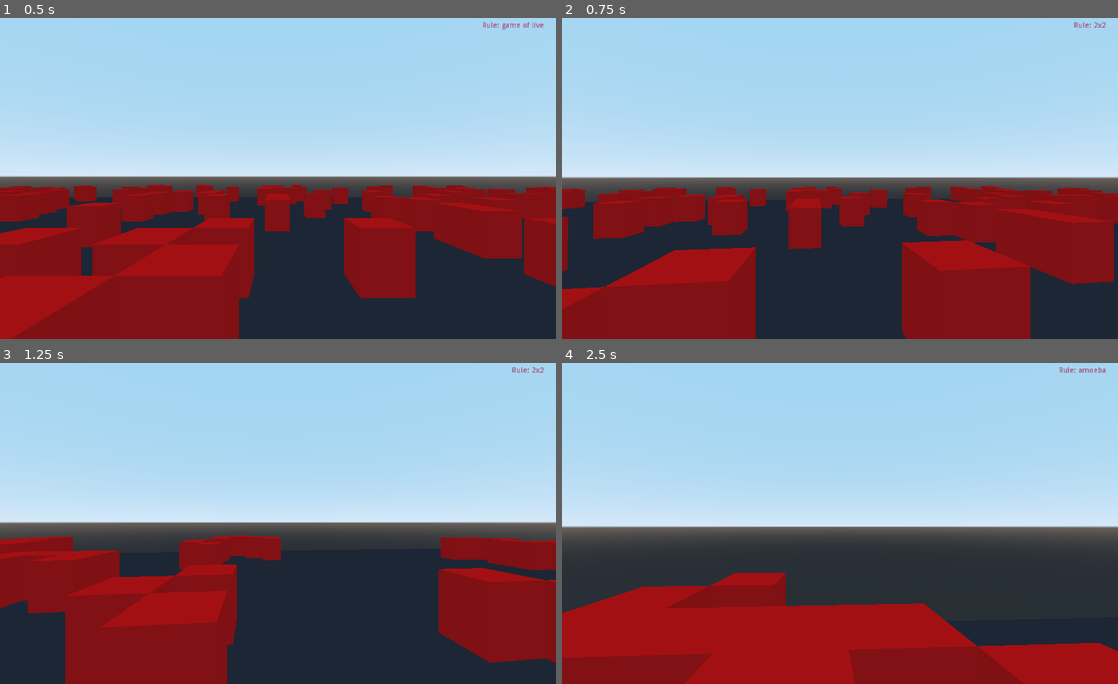
Above: before the commit, frames 1-4 (two rows, left to right).
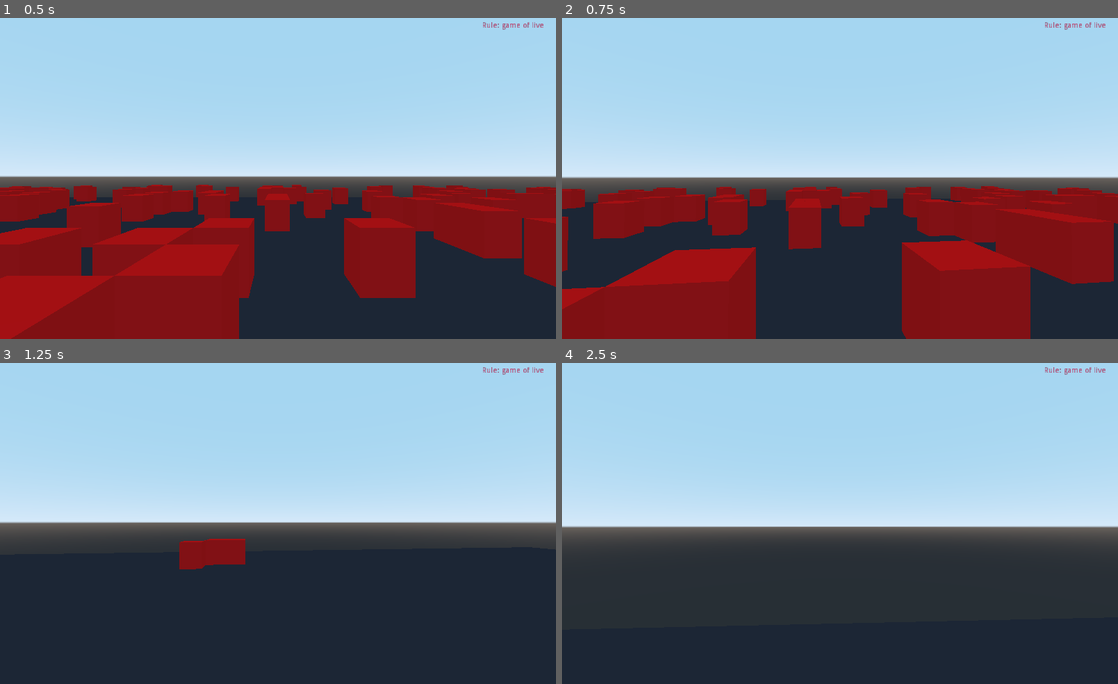
Above: after the commit, the same moments.

Repository: tdworowy/cellular_automata_the_game
Game: Godot game, scene res://main.tscn
Same seed, same stepped clock (60 frames per second), same inputs: the game is played once before the commit and once after it.
Inputs (mouse positions are in pixels of both pictures, inside the frame that each line leads up to):
- Up to frame 1 (0.5 s): no input
- Up to frame 2 (0.75 s): tap Enter at 0.5 s; move the mouse to (867, 175) at 0.52 s; hold W (forward) from 0.53 s (still down); hold 4 (2x2) from 0.53 s (still down)
- Up to frame 3 (1.25 s): keep holding W (forward); keep holding 4 (2x2); tap 5 (34_live) at 0.8 s
- Up to frame 4 (2.5 s): keep holding W (forward); move the mouse to (812, 523) at 1.27 s; release 4 (2x2) at 1.28 s; tap 5 (34_live) at 1.35 s; tap 3 (amoeba) at 1.55 s; move the mouse to (851, 517) at 2.02 s; hold 3 (amoeba) from 2.03 s (still down); tap 6 (coagulations) at 2.3 s

Frame 1 is identical in both runs. In frame 2, less than 0.1% of the frame differs, in the area x 86-98%, y 1-4%; in frame 3, 22%; in frame 4, 23%, in the area x 0-100%, y 1-100%.

Commit message:
update

Diff:
--- a/main.tscn
+++ b/main.tscn
@@ -40,19 +40,45 @@
 
 [node name="menu" type="Panel" parent="."]
 visible = false
-margin_left = 437.015
-margin_top = 159.515
-margin_right = 624.015
-margin_bottom = 281.515
+margin_left = 423.0
+margin_top = 23.0
+margin_right = 610.0
+margin_bottom = 340.0
+__meta__ = {
+"_edit_use_anchors_": false
+}
+
+[node name="walled_cities" type="MenuButton" parent="menu"]
+margin_left = 24.9501
+margin_top = 227.337
+margin_right = 169.95
+margin_bottom = 288.337
+rect_pivot_offset = Vector2( -680.134, -9.34241 )
+focus_mode = 2
+text = "Walled cities"
+switch_on_hover = true
+__meta__ = {
+"_edit_use_anchors_": false
+}
+
+[node name="amoeba" type="MenuButton" parent="menu"]
+margin_left = 11.2587
+margin_top = 70.519
+margin_right = 156.259
+margin_bottom = 131.519
+rect_pivot_offset = Vector2( -680.134, -9.34241 )
+focus_mode = 2
+text = "Amoeba"
+switch_on_hover = true
 __meta__ = {
 "_edit_use_anchors_": false
 }
 
 [node name="game of live" type="MenuButton" parent="menu"]
-margin_left = 20.7857
-margin_top = -1.70911
-margin_right = 165.786
-margin_bottom = 59.2909
+margin_left = 24.2045
+margin_top = 9.77255
+margin_right = 169.205
+margin_bottom = 55.7726
 text = "Game of live"
 switch_on_hover = true
 __meta__ = {
@@ -60,10 +86,10 @@
 }
 
 [node name="mazectric" type="MenuButton" parent="menu"]
-margin_left = 22.6939
-margin_top = 55.102
-margin_right = 167.694
-margin_bottom = 116.102
+margin_left = 15.5506
+margin_top = 37.6406
+margin_right = 160.551
+margin_bottom = 98.6406
 focus_mode = 2
 text = "Mazectric"
 switch_on_hover = true
@@ -71,4 +97,56 @@
 "_edit_use_anchors_": false
 }
 
+[node name="2x2" type="MenuButton" parent="menu"]
+margin_left = -1.29364
+margin_top = 107.703
+margin_right = 143.706
+margin_bottom = 168.703
+rect_pivot_offset = Vector2( -680.134, -9.34241 )
+focus_mode = 2
+text = "2x2"
+switch_on_hover = true
+__meta__ = {
+"_edit_use_anchors_": false
+}
+
+[node name="34_live" type="MenuButton" parent="menu"]
+margin_left = 9.31824
+margin_top = 136.829
+margin_right = 154.318
+margin_bottom = 197.829
+rect_pivot_offset = Vector2( -680.134, -9.34241 )
+focus_mode = 2
+text = "34_live"
+switch_on_hover = true
+__meta__ = {
+"_edit_use_anchors_": false
+}
+
+[node name="coagulations" type="MenuButton" parent="menu"]
+margin_left = 24.9861
+margin_top = 168.095
+margin_right = 169.986
+margin_bottom = 229.095
+rect_pivot_offset = Vector2( -680.134, -9.34241 )
+focus_mode = 2
+text = "Coagulations"
+switch_on_hover = true
+__meta__ = {
+"_edit_use_anchors_": false
+}
+
+[node name="move" type="MenuButton" parent="menu"]
+margin_left = 1.96381
+margin_top = 194.815
+margin_right = 146.964
+margin_bottom = 255.815
+rect_pivot_offset = Vector2( -680.134, -9.34241 )
+focus_mode = 2
+text = "Move"
+switch_on_hover = true
+__meta__ = {
+"_edit_use_anchors_": false
+}
+
 [connection signal="timeout" from="Timer" to="." method="_on_Timer_timeout"]
--- a/scripts/main.gd
+++ b/scripts/main.gd
@@ -19,6 +19,15 @@
 
 onready var current_rule:Label = get_node("current_rule")
 onready var menu:Panel = get_node("menu")
+
+onready var game_of_live_button:MenuButton = get_node("menu/game of live")
+onready var mazectric_button:MenuButton = get_node("menu/mazectric")
+onready var amoeba_button:MenuButton = get_node("menu/amoeba")
+onready var twox2_button:MenuButton = get_node("menu/2x2")
+onready var live_34_button:MenuButton = get_node("menu/34_live")
+onready var coagulations_button:MenuButton = get_node("menu/coagulations")
+onready var move_button:MenuButton = get_node("menu/move")
+onready var walled_cities_button:MenuButton = get_node("menu/walled_cities")
 
 func generate_box(material:SpatialMaterial, x:int=1, y:int=1, z:int=1):
 	var static_body = StaticBody.new()
@@ -78,35 +87,35 @@
 
 func check_rules_imput():
 	#TODO move it to menu
-	if Input.is_action_pressed("game_of_live"):
+	if game_of_live_button.pressed:
 		current_rule.set_text("Rule: game of live")
 		rule = cellular_automata.get_game_of_live_rules()
 
-	if Input.is_action_pressed("mazectric"):
+	if mazectric_button.pressed:
 		current_rule.set_text("Rule: mazectric")
 		rule = cellular_automata.get_mazectric_rules()
 
-	if Input.is_action_pressed("amoeba"):
+	if amoeba_button.pressed:
 		current_rule.set_text("Rule: amoeba")
 		rule = cellular_automata.get_amoeba_rules()
 
-	if Input.is_action_pressed("2x2"):
+	if twox2_button.pressed:
 		current_rule.set_text("Rule: 2x2")
 		rule = cellular_automata.get_2x2_rules()
 
-	if Input.is_action_pressed("34_live"):
+	if live_34_button.pressed:
 		current_rule.set_text("Rule: 34 live")
 		rule = cellular_automata.get_34_live_rules()
 
-	if Input.is_action_pressed("coagulations"):
+	if coagulations_button.pressed:
 		current_rule.set_text("Rule: coagulations")
 		rule = cellular_automata.get_coagulations_rules()
 
-	if Input.is_action_pressed("move"):
+	if move_button.pressed:
 		current_rule.set_text("Rule: move")
 		rule = cellular_automata.get_move_rules()
 
-	if Input.is_action_pressed("walled_cities"):
+	if walled_cities_button.pressed:
 		current_rule.set_text("Rule: walled cities")
 		rule = cellular_automata.get_walled_cities_rules()
 
@@ -114,8 +123,11 @@
 		if (menu.is_visible()):
 			# TODO add mouse to menu
 			menu.visible = false
+			Input.set_mouse_mode(Input.MOUSE_MODE_HIDDEN)
 		else:
 			menu.visible = true
+			Input.set_mouse_mode(Input.MOUSE_MODE_VISIBLE)
+
 
 func _ready():
 	rule = cellular_automata.get_game_of_live_rules()
